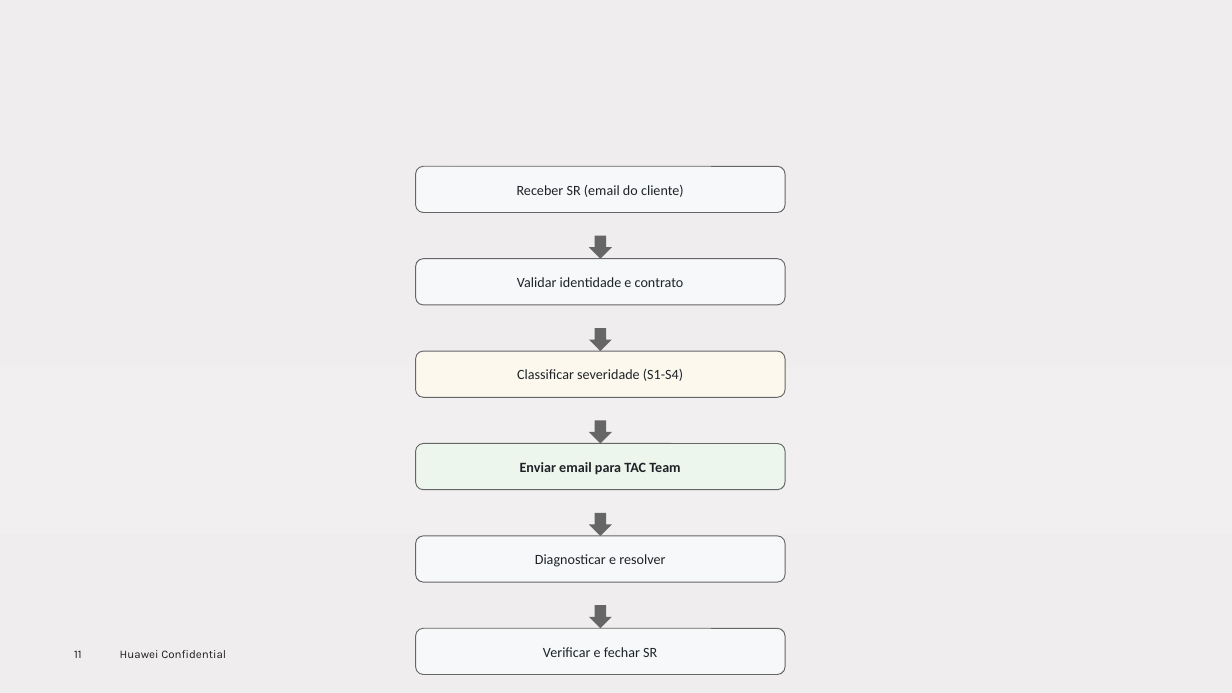
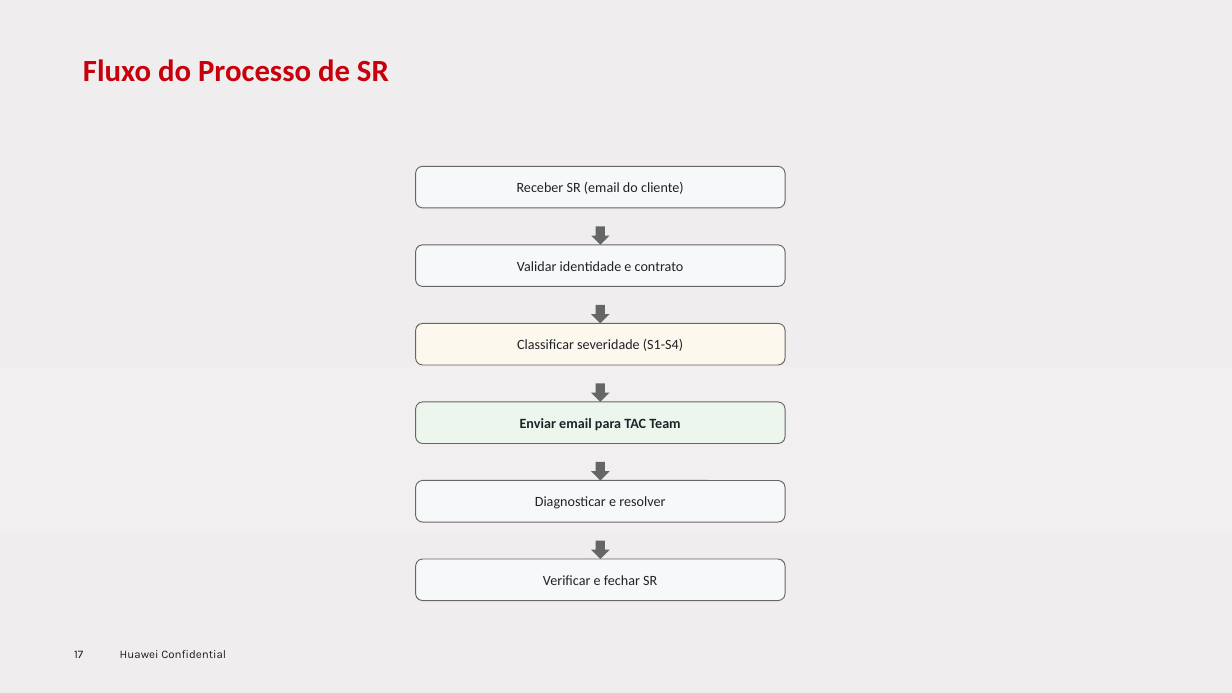
Before and after one commit to RaulMyron/Huawei-doc-templates, a slide deck: slide 17 of examples/ppt/pt-br/sample-pt-br.pptx (slide 11 before the commit). Drawn at 1232x693 pixels with LibreOffice and Linux fonts; fonts in the diff are those of the drawing; background and template pictures are left out. Boxes give left, top, right and bottom in pixels: in the first picture for what was removed or moved away, otherwise in the second. Text is boxed around its words. In the diff, an @@ line names an element or a change of style, - is before the commit and + after.

```diff
--- a/examples/ppt/pt-br/sample-pt-br.pptx
+++ b/examples/ppt/pt-br/sample-pt-br.pptx
@@ title added at (83, 59, 389, 82), 24 pt, text #C7000B, bold @@
+Fluxo do Processo de SR
@@ rounded rectangle "Receber SR (email do cliente)": place and size @@
-rounded rectangle "Receber SR (email do cliente)" at (416, 166, 785, 212)
+rounded rectangle "Receber SR (email do cliente)" at (416, 166, 785, 208)
@@ down arrow: place and size @@
-down arrow at (589, 236, 612, 259)
+down arrow at (591, 226, 610, 245)
@@ rounded rectangle "Validar identidade e contrato": place and size @@
-rounded rectangle "Validar identidade e contrato" at (416, 259, 785, 305)
+rounded rectangle "Validar identidade e contrato" at (416, 245, 785, 286)
@@ rounded rectangle "Classificar severidade (S1-S4)": place and size @@
-rounded rectangle "Classificar severidade (S1-S4)" at (416, 351, 785, 397)
+rounded rectangle "Classificar severidade (S1-S4)" at (416, 323, 785, 365)
@@ down arrow: place and size @@
-down arrow at (589, 328, 612, 351)
+down arrow at (591, 305, 610, 323)
@@ down arrow: place and size @@
-down arrow at (589, 420, 612, 443)
+down arrow at (591, 383, 610, 402)
@@ rounded rectangle "Enviar email para TAC Team": place and size @@
-rounded rectangle "Enviar email para TAC Team" at (416, 443, 785, 489)
+rounded rectangle "Enviar email para TAC Team" at (416, 402, 785, 443)
@@ down arrow: place and size @@
-down arrow at (589, 605, 612, 628)
+down arrow at (591, 462, 610, 480)
@@ rounded rectangle "Diagnosticar e resolver": place and size @@
-rounded rectangle "Diagnosticar e resolver" at (416, 536, 785, 582)
+rounded rectangle "Diagnosticar e resolver" at (416, 480, 785, 522)
@@ rounded rectangle "Verificar e fechar SR": place and size @@
-rounded rectangle "Verificar e fechar SR" at (416, 628, 785, 674)
+rounded rectangle "Verificar e fechar SR" at (416, 559, 785, 600)
@@ down arrow: place and size @@
-down arrow at (589, 513, 612, 536)
+down arrow at (591, 540, 610, 559)
@@ page number at (74, 650, 83, 658): text changed @@
-11
+17
```
Also in this commit, not shown: 17 other slides changed, 7 slides added, 1 slide removed, 5 other files.
